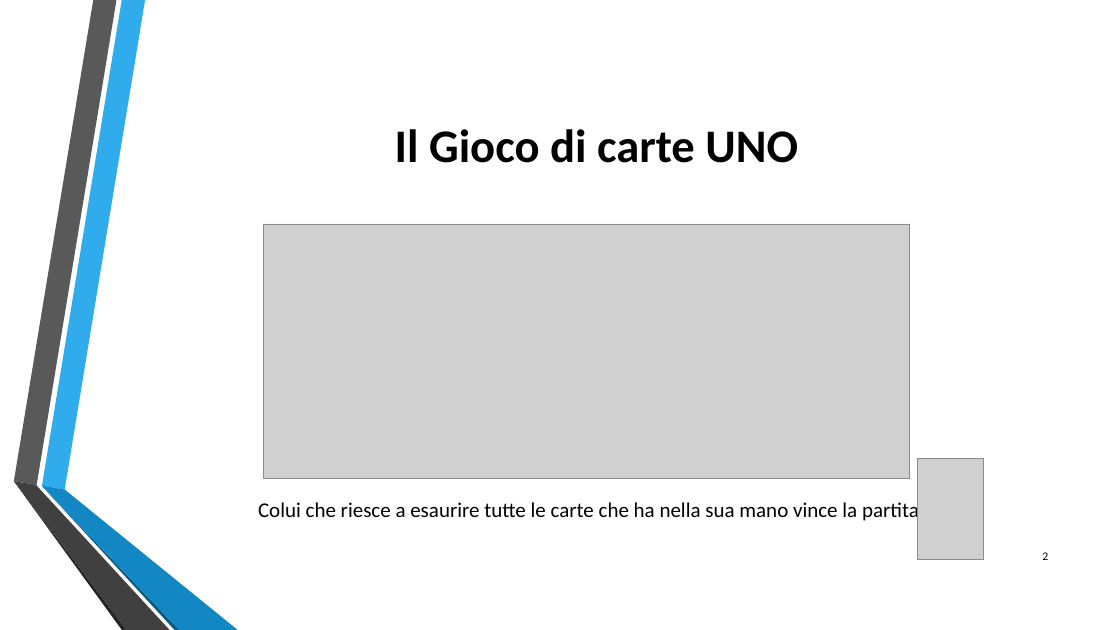
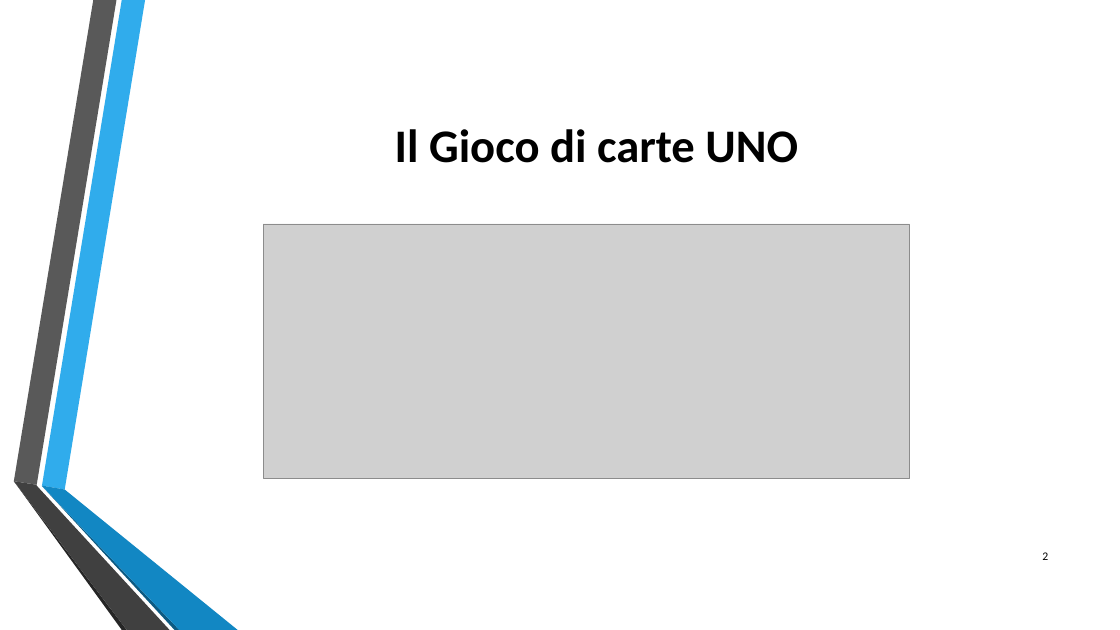
Before and after one commit to trueGek/artificial_intelligence, a slide deck: slide 2 of presentazione/Intelligenza Artificiale.pptx. Drawn at 1120x630 pixels with LibreOffice and Linux fonts; fonts in the diff are those of the drawing; grey boxes stand for pictures; background and template pictures are left out. Boxes give left, top, right and bottom in pixels: in the first picture for what was removed or moved away, otherwise in the second. Text is boxed around its words. In the diff, an @@ line names an element or a change of style, - is before the commit and + after.

```diff
--- a/presentazione/Intelligenza Artificiale.pptx
+++ b/presentazione/Intelligenza Artificiale.pptx
@@ picture removed at [918,459,985,560] @@
@@ text removed at [258,499,924,523] @@
-Colui che riesce a esaurire tutte le carte che ha nella sua mano vince la partita.
```
Also in this commit, not shown: 4 other slides changed, 4 other files.
